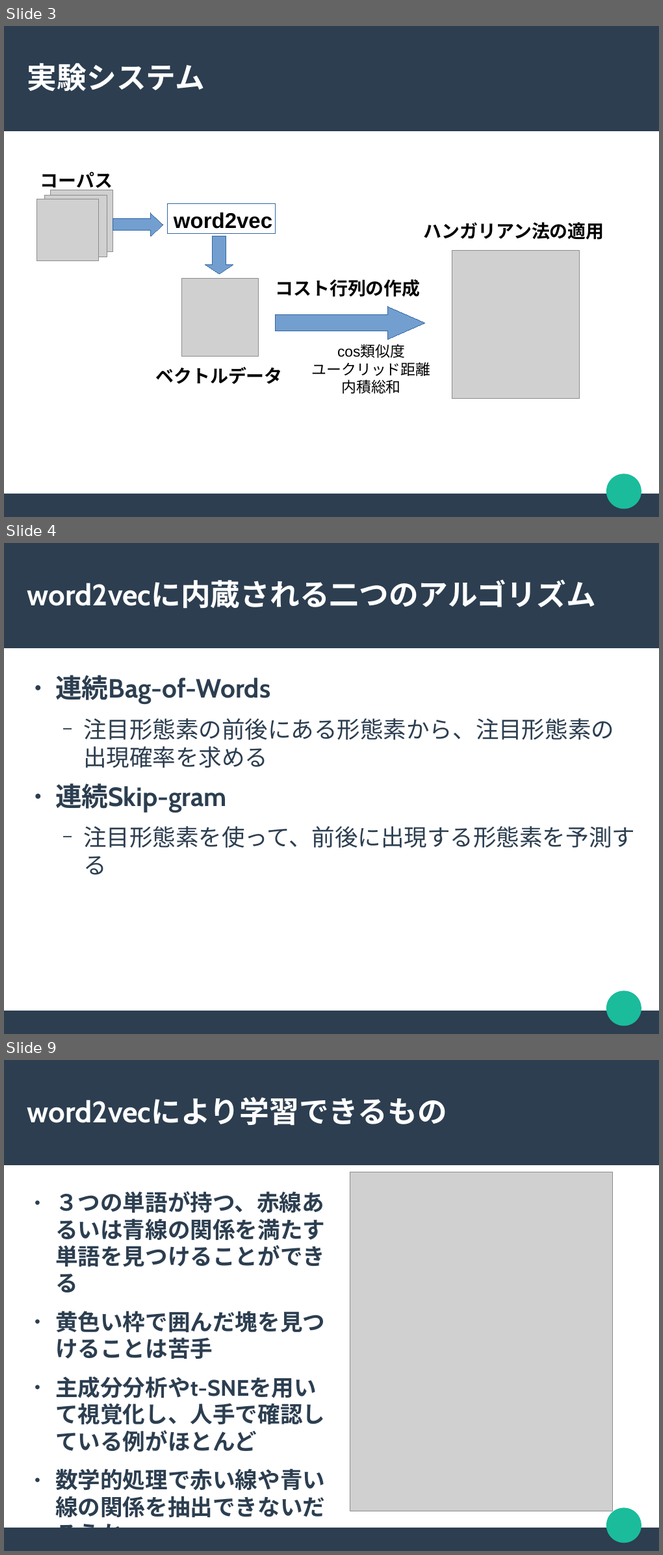
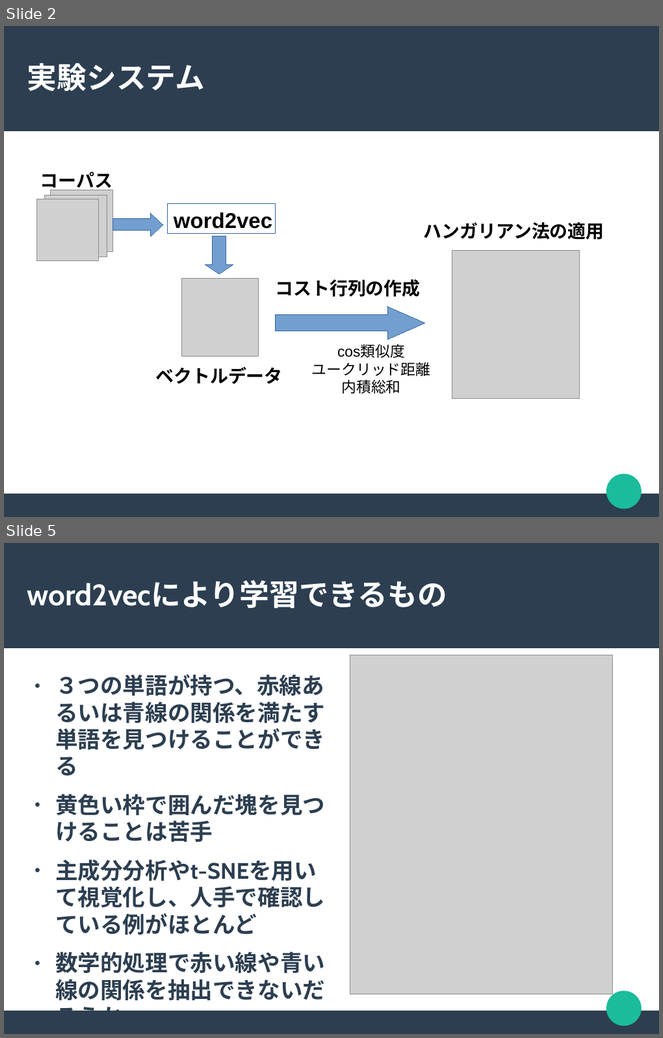
Before and after one commit to chocolaolantan/thesis, a slide deck: note/ハンガリアン法による語の相似関係抽出.odp. Shown one above the other, each under a label of ours: slides 3, 4 and 9 before the commit, slides 2 and 5 after it; the slides between them are not shown. The pictures are 663x1555 and 663x1038 pixels, drawn with LibreOffice and Linux fonts; fonts in the diff are those of the drawing; grey boxes stand for pictures. Boxes give left, top, right and bottom in pixels: in the first picture for what was removed or moved away, otherwise in the second. Text is boxed around its words. In the diff, an @@ line names an element or a change of style, - is before the commit and + after.

```diff
--- a/note/ハンガリアン法による語の相似関係抽出.odp
+++ b/note/ハンガリアン法による語の相似関係抽出.odp
@@ slide 4 removed at (4, 543, 659, 1034), background #FFFFFF; not listed: 3 template elements that a slide beside it also shows @@
@@ title removed at (27, 580, 596, 609) @@
-word2vecに内蔵される二つのアルゴリズム
@@ text removed at (55, 675, 635, 875) @@
-● 連続Bag-of-Words
-  − 注目形態素の前後にある形態素から、注目形態素の出現確率を求める
-● 連続Skip-gram
-  − 注目形態素を使って、前後に出現する形態素を予測する
@@ what was slide 3 is now slide 2 @@
@@ what was slide 9 is now slide 5 @@
```
Also in this commit, not shown: 1 slide changed, 6 slides added, 8 other slides removed, 10 other files.
